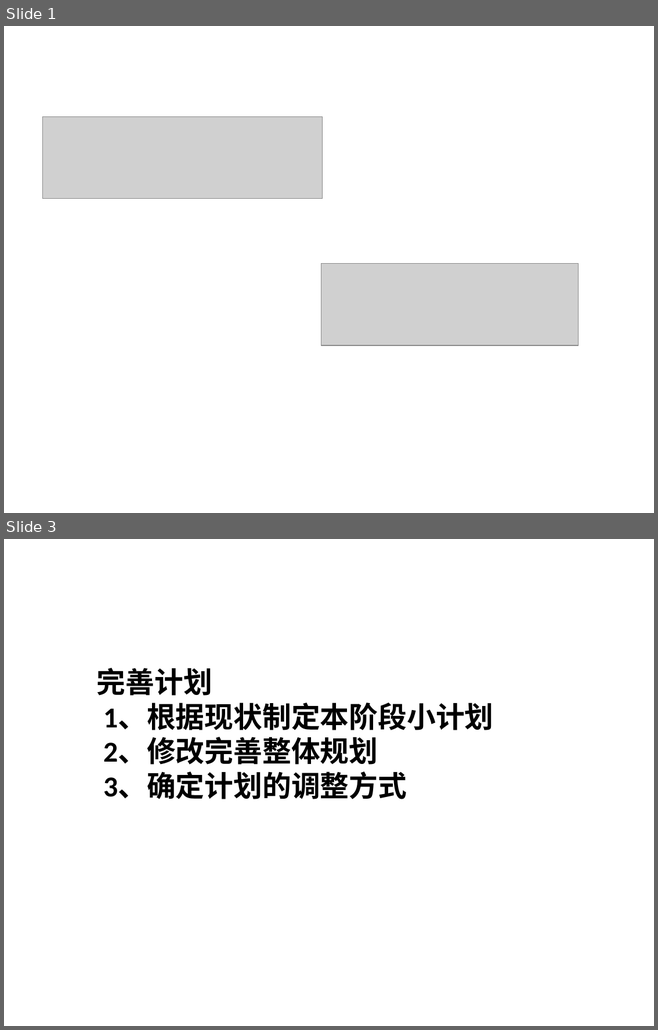
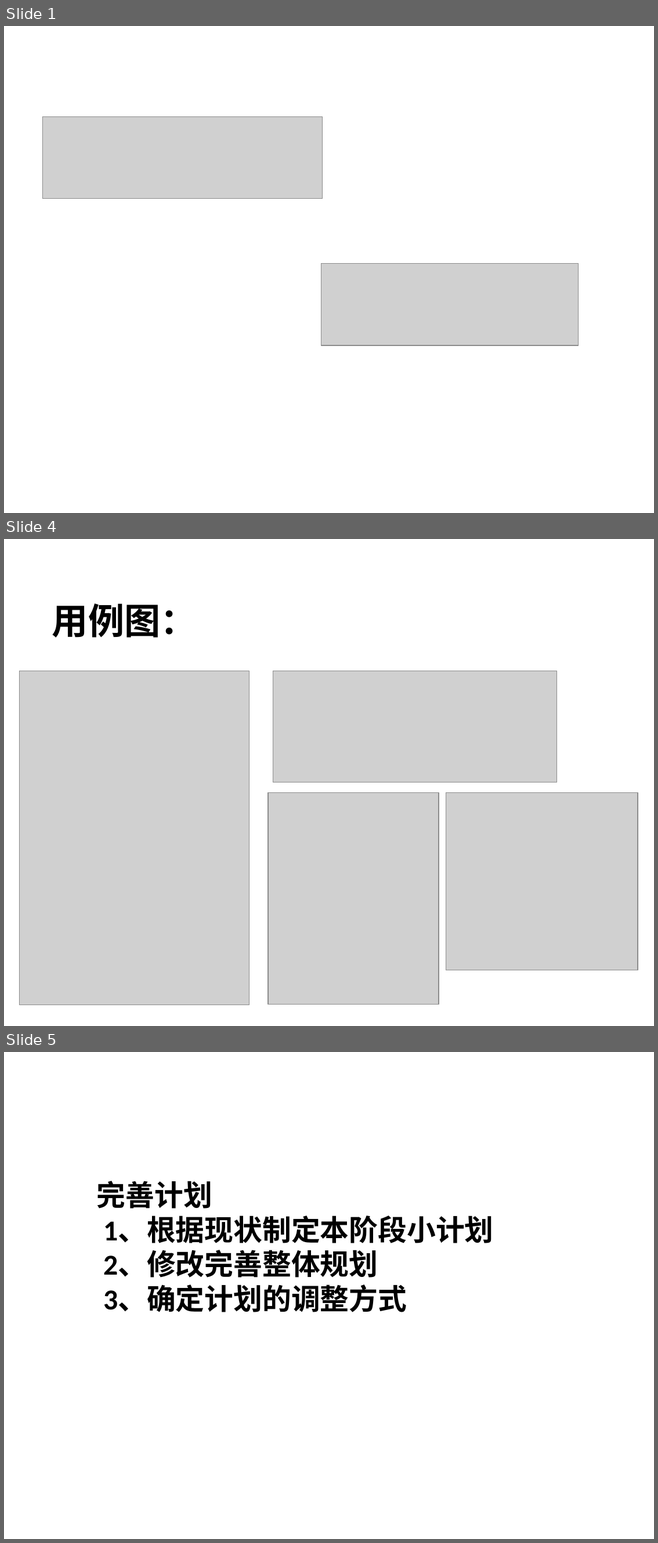
Before and after one commit to yaxing/sherry-forus, a slide deck: 项目相关文档/Sherry/项目监控/项目进展报告/项目报告_2009-10-21_Forus.ppt. Shown one above the other, each under a label of ours: slides 1 and 3 before the commit, slides 1, 4 and 5 after it; the slides between them are not shown. The pictures are 658x1030 and 658x1543 pixels, drawn with LibreOffice and Linux fonts; fonts in the diff are those of the drawing; grey boxes stand for pictures; background and template pictures are left out. Boxes give left, top, right and bottom in pixels: in the first picture for what was removed or moved away, otherwise in the second. Text is boxed around its words. In the diff, an @@ line names an element or a change of style, - is before the commit and + after.

```diff
--- a/项目相关文档/Sherry/项目监控/项目进展报告/项目报告_2009-10-21_Forus.ppt
+++ b/项目相关文档/Sherry/项目监控/项目进展报告/项目报告_2009-10-21_Forus.ppt
@@ slide 4 added at bbox=[4, 539, 654, 1026], background picture (left out) @@
@@ text added at bbox=[52, 603, 197, 638], 40 pt, text #000000, bold @@
+用例图：
@@ picture added at bbox=[19, 671, 249, 1005] @@
@@ picture added at bbox=[273, 671, 556, 783] @@
@@ picture added at bbox=[268, 793, 438, 1005] @@
@@ picture added at bbox=[446, 793, 637, 971] @@
@@ what was slide 3 is now slide 5 @@
```
Also in this commit, not shown: 1 slide changed, 1 other slide added.
